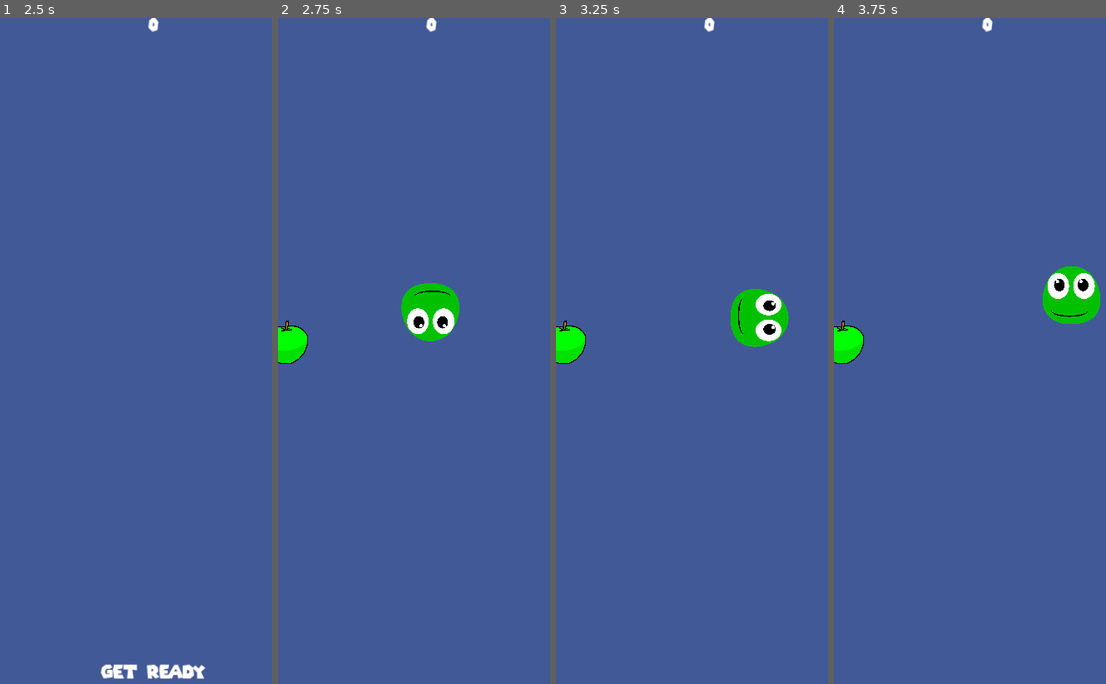
Above: before the commit, frames 1-4 (left to right).
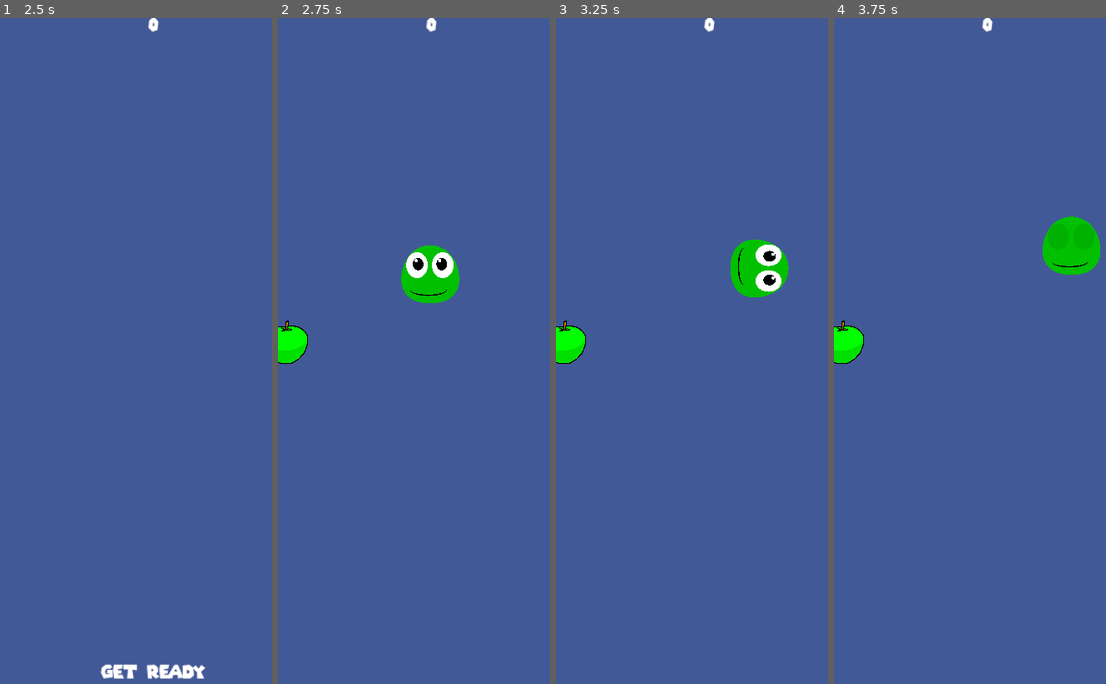
Above: after the commit, the same moments.

Repository: Reckless312/Snake-Godot
Game: Godot game, scene res://main.tscn
The game is run twice, just before and just after one commit, with the same random seed, the same clock (stepped at 60 frames per second) and the same inputs.
Inputs:
- Up to frame 1 (2.5 s): click "Start" at 0.5 s; tap Enter at 1.25 s; hold Right (right) 1.28-2.03 s; tap Space at 2 s; hold Down (down) from 2.03 s (still down)
- Up to frame 2 (2.75 s): keep holding Down (down)
- Up to frame 3 (3.25 s): release Down (down) at 2.78 s; hold Right (right) from 2.78 s (still down)
- Up to frame 4 (3.75 s): release Right (right) at 3.53 s; hold Up (up) from 3.53 s (still down)

Frame 1 is identical in both runs. In frame 2, 2.2% of the frame differs, in the area x 45-67%, y 34-49%; in frame 3, 2.8%, in the area x 64-86%, y 33-50%; in frame 4, 2.8%.

Commit message:
game finished

Diff:
--- a/snake/apple.gd
+++ b/snake/apple.gd
@@ -16,4 +16,5 @@
 
 func _on_area_entered(area: Area2D) -> void:
 	if area is snake_head:
+		$CollisionShape2D.set_deferred("disabled", true)
 		was_eaten.emit()
--- a/snake/main.gd
+++ b/snake/main.gd
@@ -3,20 +3,25 @@
 var apples = preload("res://apple.tscn")
 var snake_bodies = preload("res://snake_body.tscn")
 
+var mutex : Mutex = Mutex.new()
+
 var rng = RandomNumberGenerator.new()
 var screen_size
-var colors
 var score
 var apple
 var body_list = []
 var position_queue = []
 var spacing = 62
+var pause_body = false
 
 func _ready() -> void:
 	rng.randomize()
 	screen_size = get_viewport().get_visible_rect().size
 
 func _process(delta: float) -> void:
+	if pause_body == true:
+		return
+
 	position_queue.append($snake_head.position)
 
 	while position_queue.size() > (body_list.size() + 1) * spacing:
@@ -31,7 +36,7 @@
 			body_list[i].position = $snake_head.position
 
 func new_game():
-	$Music.play()
+	#$Music.play()
 
 	score = 0
 	$HUD.update_score(score)
@@ -49,21 +54,27 @@
 	apple = apples.instantiate()
 	add_child(apple)
 
+	mutex.lock()
+	if apple == null:
+		mutex.unlock()
+		return
 	place_apple_randomly()
-	if apple != null:
-		apple.connect("was_eaten", self._on_snake_apple_hit)
+	apple.connect("was_eaten", self._on_snake_apple_hit)
+	mutex.unlock()
 
 func _on_snake_apple_hit() -> void:
-	$EatingApple.play()
+	#$EatingApple.play()
+
+	mutex.lock()
 	if apple != null:
 		apple.queue_free()
+	mutex.unlock()
 	create_an_apple()
 
 	var new_body = snake_bodies.instantiate()
 	new_body.position = $snake_head.position
 
 	body_list.append(new_body)
-	set_collision_for_bodies()
 	new_body.connect("was_entered", $snake_head.reset)
 
 	add_child(new_body)
@@ -72,30 +83,28 @@
 	$HUD.update_score(score)
 
 func _on_snake_head_game_over() -> void:
+	pause_body = true
+	$HUD.show_game_over()
+	await get_tree().create_timer(2.0).timeout
+	mutex.lock()
 	if apple != null:
 		apple.queue_free()
+	mutex.unlock()
 
 	for body in body_list:
 		body.queue_free()
 
 	body_list.clear()
 	position_queue.clear()
-	$HUD.show_game_over()
+
+	pause_body = false
 
 func place_apple_randomly():
 	while true:
-		if apple != null:
-			apple.position = Vector2(rng.randi() % int(screen_size.x), rng.randi() % int(screen_size.y))
+		apple.position = Vector2(rng.randi() % int(screen_size.x), rng.randi() % int(screen_size.y))
 		await get_tree().process_frame
 		await get_tree().physics_frame
 		await get_tree().physics_frame
-		if apple != null and apple.get_overlapping_areas().size() == 0:
+		if apple.get_overlapping_areas().size() == 0:
 			break
-	if apple != null:
-		apple.show()
-
-
-func set_collision_for_bodies():
-	for i in range(body_list.size()):
-		if (i + 1) * spacing - 1 < position_queue.size() and i != body_list.size() -1 and i != body_list.size() - 2:
-			body_list[i].get_node("CollisionShape2D").set_deferred("disabled", false)
+	apple.show()
--- a/snake/snake_body.gd
+++ b/snake/snake_body.gd
@@ -4,12 +4,19 @@
 
 signal was_entered
 
+var spawned_flag = false
+
 func _ready() -> void:
-	$CollisionShape2D.set_deferred("disabled", true)
+	pass
 
 func _process(delta: float) -> void:
 	pass
 
 func _on_area_entered(area: Area2D) -> void:
+	if area is snake_head and spawned_flag == true:
+		was_entered.emit()
+
+
+func _on_area_exited(area: Area2D) -> void:
 	if area is snake_head:
-		was_entered.emit()
+		spawned_flag = true
--- a/snake/snake_body.tscn
+++ b/snake/snake_body.tscn
@@ -31,3 +31,4 @@
 shape = SubResource("CircleShape2D_8wbub")
 
 [connection signal="area_entered" from="." to="." method="_on_area_entered"]
+[connection signal="area_exited" from="." to="." method="_on_area_exited"]
--- a/snake/snake_head.gd
+++ b/snake/snake_head.gd
@@ -7,6 +7,7 @@
 @export var speed = 400
 var screen_size
 var tail_position
+var pause_head = true
 
 func _ready() -> void:
 	screen_size = get_viewport_rect().size
@@ -15,6 +16,9 @@
 var velocity = Vector2.ZERO
 
 func _process(delta: float) -> void:
+	if pause_head == true:
+		return
+
 	var new_velocity = Vector2.ZERO
 	velocity = velocity.normalized()
 	tail_position = position
@@ -44,15 +48,25 @@
 		reset()
 
 func reset():
+	pause_head = true
+	$AnimatedSprite2D.animation = "dead"
+
+	game_over.emit()
+
+	velocity = Vector2.ZERO
+	await get_tree().create_timer(2.0).timeout
+
 	position = Vector2.ZERO
-	velocity = Vector2.ZERO
+
 	$AnimatedSprite2D.rotation_degrees = 0
 	$CollisionShape2D.set_deferred("disabled", true)
-	game_over.emit()
+
 	hide()
 
 func start(pos):
 	position = pos
 	velocity.y -= 1
+	$AnimatedSprite2D.animation = "default"
 	show()
+	pause_head = false
 	$CollisionShape2D.disabled = false
--- a/snake/snake_head.tscn
+++ b/snake/snake_head.tscn
@@ -1,11 +1,20 @@
-[gd_scene load_steps=6 format=3 uid="uid://bdtq6svqpbjsd"]
+[gd_scene load_steps=7 format=3 uid="uid://bdtq6svqpbjsd"]
 
 [ext_resource type="Texture2D" uid="uid://bfn25d1e8fryo" path="res://assets/png/snake_green_head.png" id="1_fa1bl"]
 [ext_resource type="Script" path="res://snake_head.gd" id="1_m2uwt"]
+[ext_resource type="Texture2D" uid="uid://cws10utqx0kdc" path="res://assets/png/snake_green_xx.png" id="2_benpk"]
 [ext_resource type="Texture2D" uid="uid://cwuxl1uj31vnv" path="res://assets/png/snake_green_eyes.png" id="2_k6ger"]
 
 [sub_resource type="SpriteFrames" id="SpriteFrames_oh8fc"]
 animations = [{
+"frames": [{
+"duration": 1.0,
+"texture": ExtResource("2_benpk")
+}],
+"loop": true,
+"name": &"dead",
+"speed": 5.0
+}, {
 "frames": [{
 "duration": 2.0,
 "texture": ExtResource("1_fa1bl")
@@ -19,7 +28,7 @@
 }]
 
 [sub_resource type="CircleShape2D" id="CircleShape2D_4yka2"]
-radius = 100.319
+radius = 101.0
 
 [node name="snake_head" type="Area2D"]
 position = Vector2(-2, 2)
@@ -31,7 +40,7 @@
 [node name="AnimatedSprite2D" type="AnimatedSprite2D" parent="."]
 scale = Vector2(0.2, 0.2)
 sprite_frames = SubResource("SpriteFrames_oh8fc")
-frame_progress = 0.237297
+animation = &"dead"
 
 [node name="CollisionShape2D" type="CollisionShape2D" parent="."]
 shape = SubResource("CircleShape2D_4yka2")
